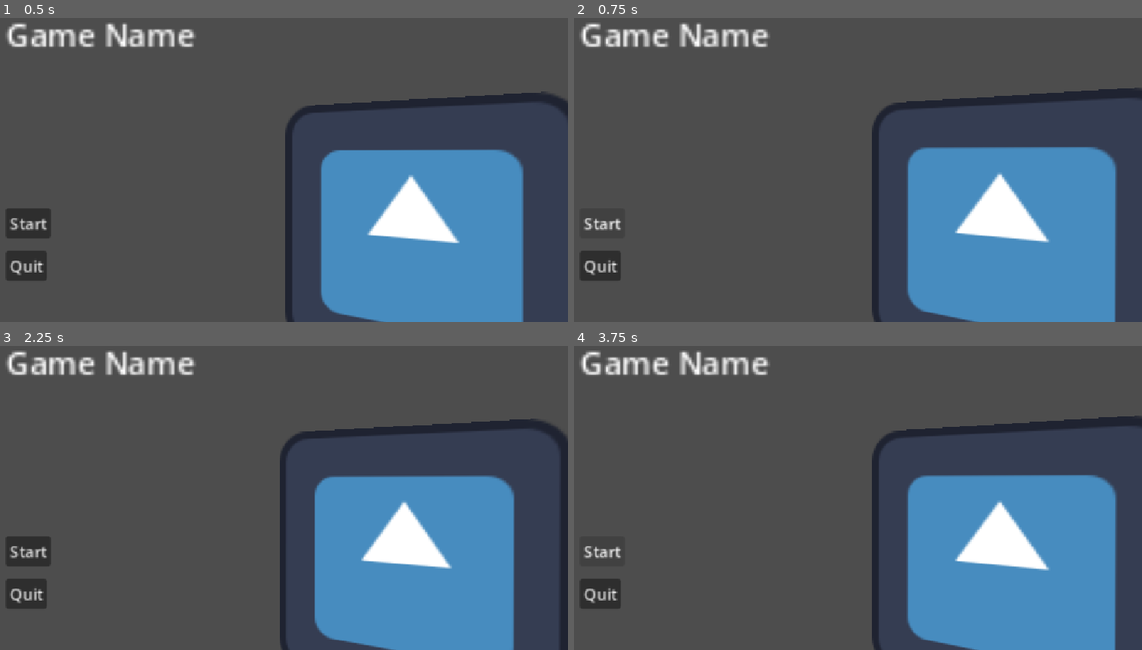
Above: before the commit, frames 1-4 (two rows, left to right).
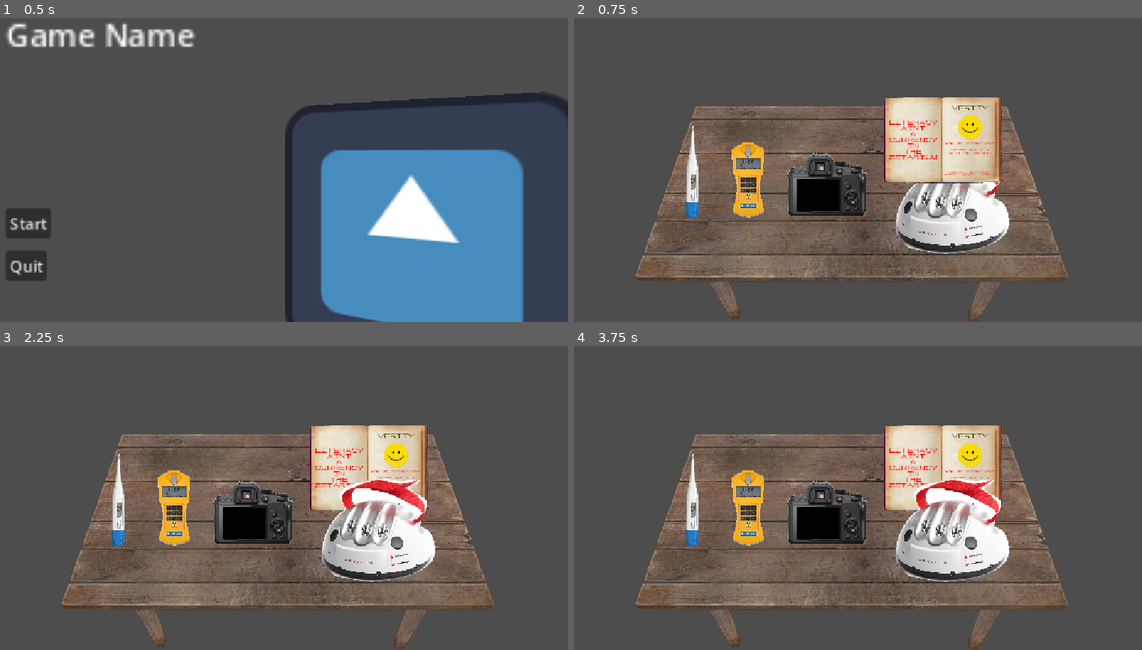
Above: after the commit, the same moments.

Repository: Birdyness/Hands-On-Z-P-
Game: Godot game, scene res://Scenes/titlescreen.tscn
The game is run twice, just before and just after one commit, with the same random seed, the same clock (stepped at 60 frames per second) and the same inputs. This scene is started directly instead of the project's main scene. The engine's default icon, where the game draws it, is replaced by a stand-in: a white triangle on a blue panel in a dark square.
Inputs (mouse positions are in pixels of both pictures, inside the frame that each line leads up to):
- Up to frame 1 (0.5 s): no input
- Up to frame 2 (0.75 s): click "Start" at 0.5 s
- Up to frame 3 (2.25 s): click (28, 552) at 1.25 s, where only the run before the commit has a clickable "Start"; click (380, 531) at 2.02 s
- Up to frame 4 (3.75 s): click (829, 513) at 2.77 s; click (602, 552) at 3.5 s, where only the run before the commit has a clickable "Start"

Frame 1 is identical in both runs. In frame 2, 48% of the frame differs, in the area x 0-100%, y 1-100%; in frame 3, 47%; in frame 4, 48%.

Commit message:
feat: the buttons do something now

Diff:
--- a/Scenes/titlescreen_ui.tscn
+++ b/Scenes/titlescreen_ui.tscn
@@ -1,4 +1,7 @@
 [gd_scene format=3 uid="uid://cas6fady8ud2g"]
+
+[ext_resource type="Script" uid="uid://wtm1m2s506xo" path="res://Scripts/Base Scripts or smth/titlescreen_ui.gd" id="1_jvm4r"]
+[ext_resource type="PackedScene" uid="uid://cuysvj2fkvigo" path="res://Scenes/workspace.tscn" id="2_x0xyd"]
 
 [node name="Control" type="Control" unique_id=743250380]
 layout_mode = 3
@@ -7,6 +10,8 @@
 anchor_bottom = 1.0
 grow_horizontal = 2
 grow_vertical = 2
+script = ExtResource("1_jvm4r")
+game_scene = ExtResource("2_x0xyd")
 
 [node name="Label" type="Label" parent="." unique_id=2084518425]
 layout_mode = 0
@@ -36,3 +41,6 @@
 scale = Vector2(1.8800006, 1.8800006)
 text = "Quit
 "
+
+[connection signal="pressed" from="StartButton" to="." method="_on_start_button_pressed"]
+[connection signal="pressed" from="QuitButton" to="." method="_on_quit_button_pressed"]
--- /dev/null
+++ b/Scripts/Base Scripts or smth/titlescreen_ui.gd
@@ -0,0 +1,11 @@
+extends Control
+
+@export var game_scene: PackedScene
+
+
+func _on_quit_button_pressed() -> void:
+	get_tree().quit()
+
+
+func _on_start_button_pressed() -> void:
+	get_tree().change_scene_to_packed(game_scene)
Not shown, added: Scripts/Base Scripts or smth/titlescreen_ui.gd.uid
